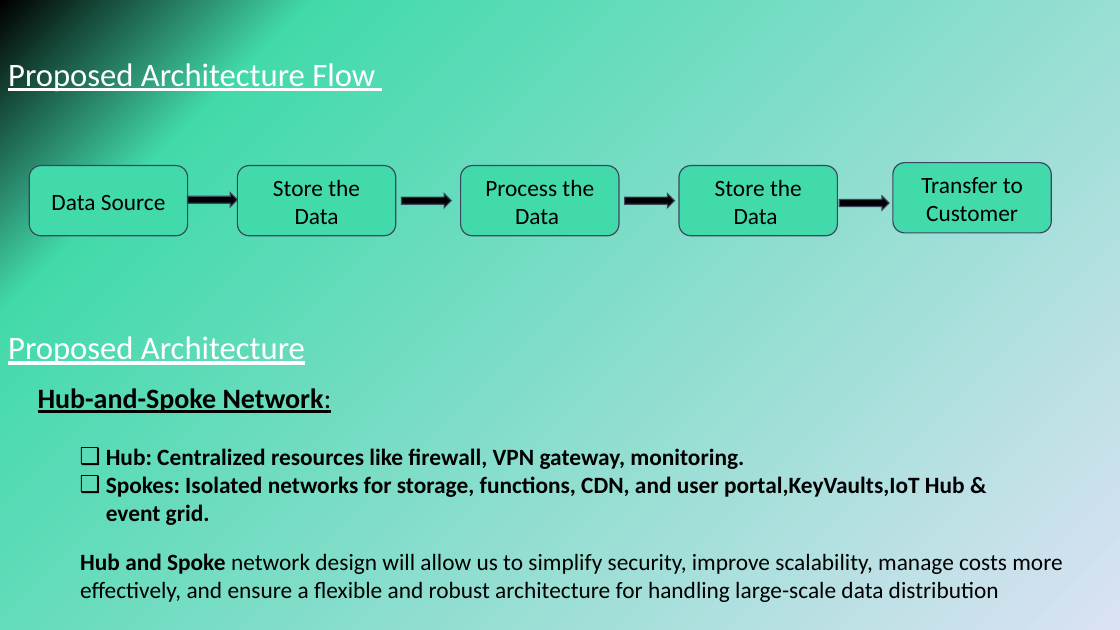
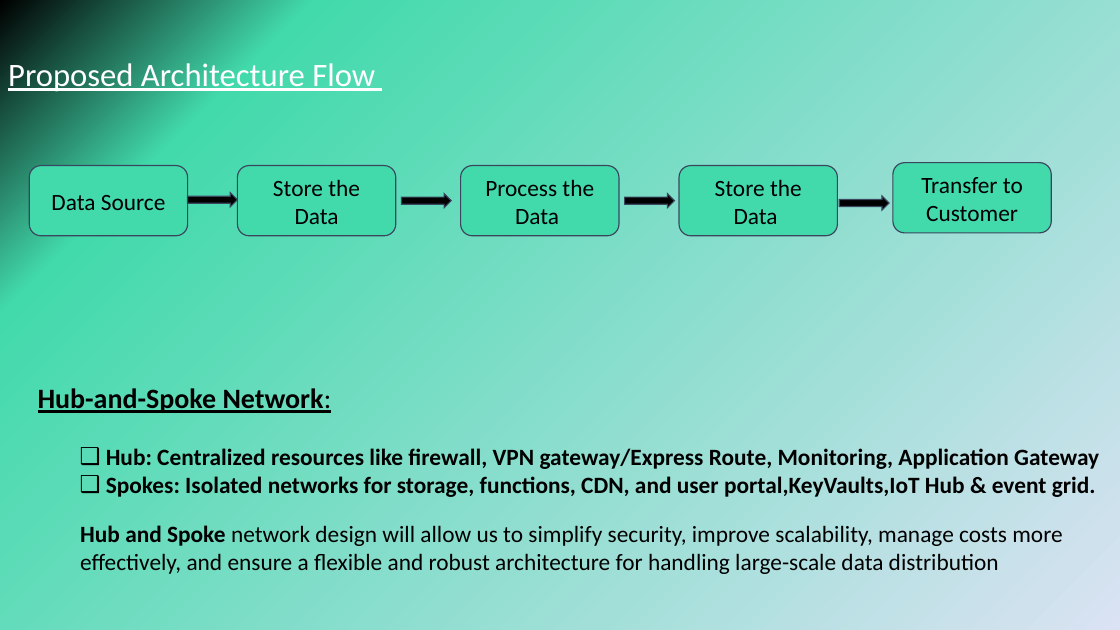
Before and after one commit to Sarathgopal/Circu-Li-ion, a slide deck: slide 4 of Circu Li Ion.pptx. Drawn at 1120x630 pixels with LibreOffice and Linux fonts; fonts in the diff are those of the drawing. Boxes give left, top, right and bottom in pixels: in the first picture for what was removed or moved away, otherwise in the second. Text is boxed around its words. In the diff, an @@ line names an element or a change of style, - is before the commit and + after.

```diff
--- a/Circu Li Ion.pptx
+++ b/Circu Li Ion.pptx
@@ text removed at bbox=[8, 336, 305, 365] @@
-Proposed Architecture
@@ text at bbox=[106, 448, 1099, 469]: text changed @@
-  ❑ Hub: Centralized resources like firewall, VPN gateway, monitoring.
+  ❑ Hub: Centralized resources like firewall, VPN gateway/Express Route, Monitoring, Application Gateway
@@ text "Hub and Spoke network design ...": place and size @@
-text "Hub and Spoke network design ..." at bbox=[80, 553, 1062, 602]
+text "Hub and Spoke network design ..." at bbox=[80, 525, 1062, 574]
```
Also in this commit, not shown: 2 other slides changed.
